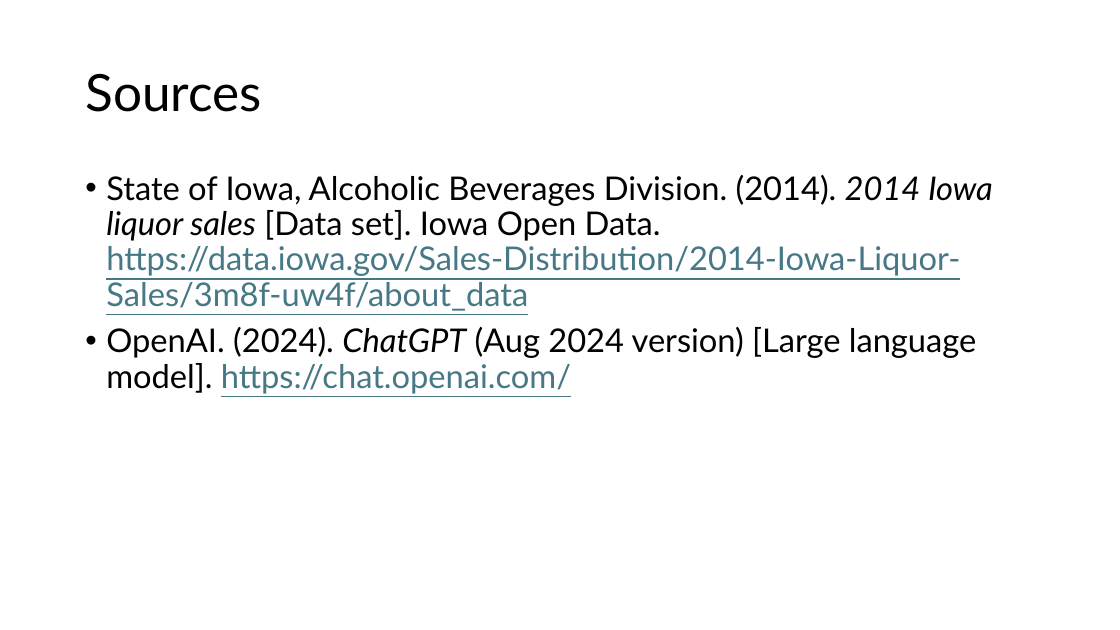
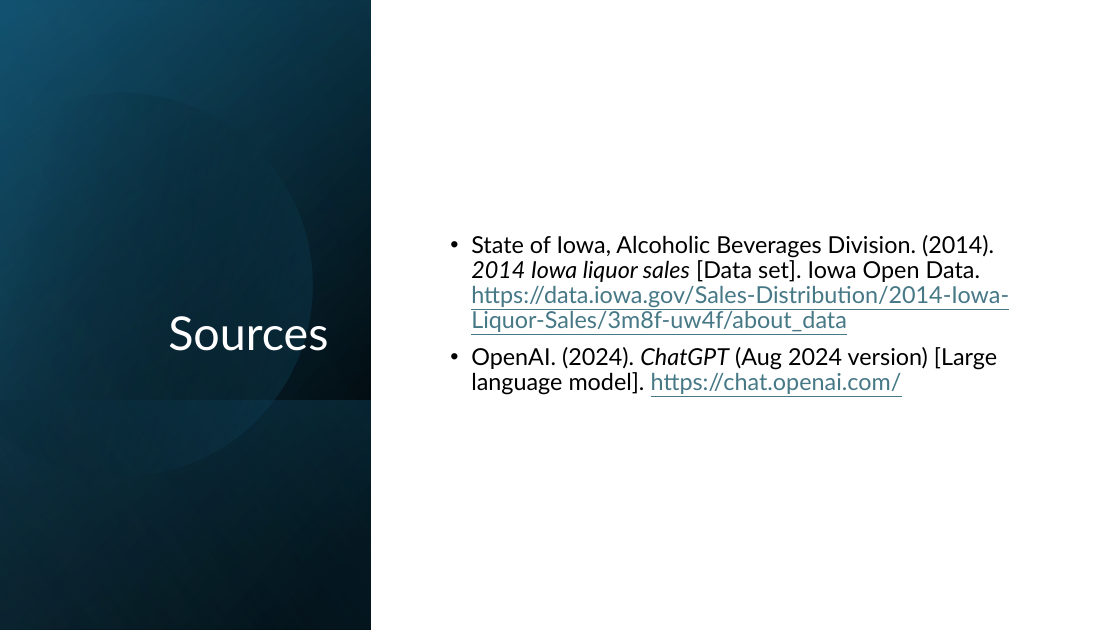
Before and after one commit to ltpham123/data-analytics, a slide deck: slide 17 of week-04/Pham_liquor_sales_presentation.pptx. Drawn at 1120x630 pixels with LibreOffice and Linux fonts; fonts in the diff are those of the drawing. Boxes give left, top, right and bottom in pixels: in the first picture for what was removed or moved away, otherwise in the second. Text is boxed around its words. In the diff, an @@ line names an element or a change of style, - is before the commit and + after.

```diff
--- a/week-04/Pham_liquor_sales_presentation.pptx
+++ b/week-04/Pham_liquor_sales_presentation.pptx
@@ rectangle added at [0,0,1120,630], fill #FFFFFF @@
@@ rectangle added at [0,0,371,630], fill gradient #000000 to #104862 @@
@@ rectangle added at [0,1,371,630], fill gradient #000000 to #156082 @@
@@ rectangle added at [0,0,371,629], fill gradient #000000 to #46B1E1 @@
@@ freeform shape added at [0,47,359,515], fill gradient #000000 to #156082 @@
@@ title "Sources": place and size @@
-title "Sources" at [85,73,261,112]
+title "Sources" at [168,316,328,351]
@@ title "Sources" at [168,316,328,351]: size 44 to 40 pt, text colour #000000 to #FFFFFF; alignment left to right; vertical alignment middle to bottom @@
@@ text "State of Iowa, Alcoholic Beverages ...": place and size @@
-text "State of Iowa, Alcoholic Beverages ..." at [106,175,993,394]
+text "State of Iowa, Alcoholic Beverages ..." at [471,235,1009,395]
@@ text "State of Iowa, Alcoholic Beverages ..." at [471,235,1009,395]: size 28 to 20 pt; vertical alignment top to middle @@
@@ rectangle added at [0,400,371,630], fill gradient #156082 to #000000 @@
```
Also in this commit, not shown: 11 other slides changed.
